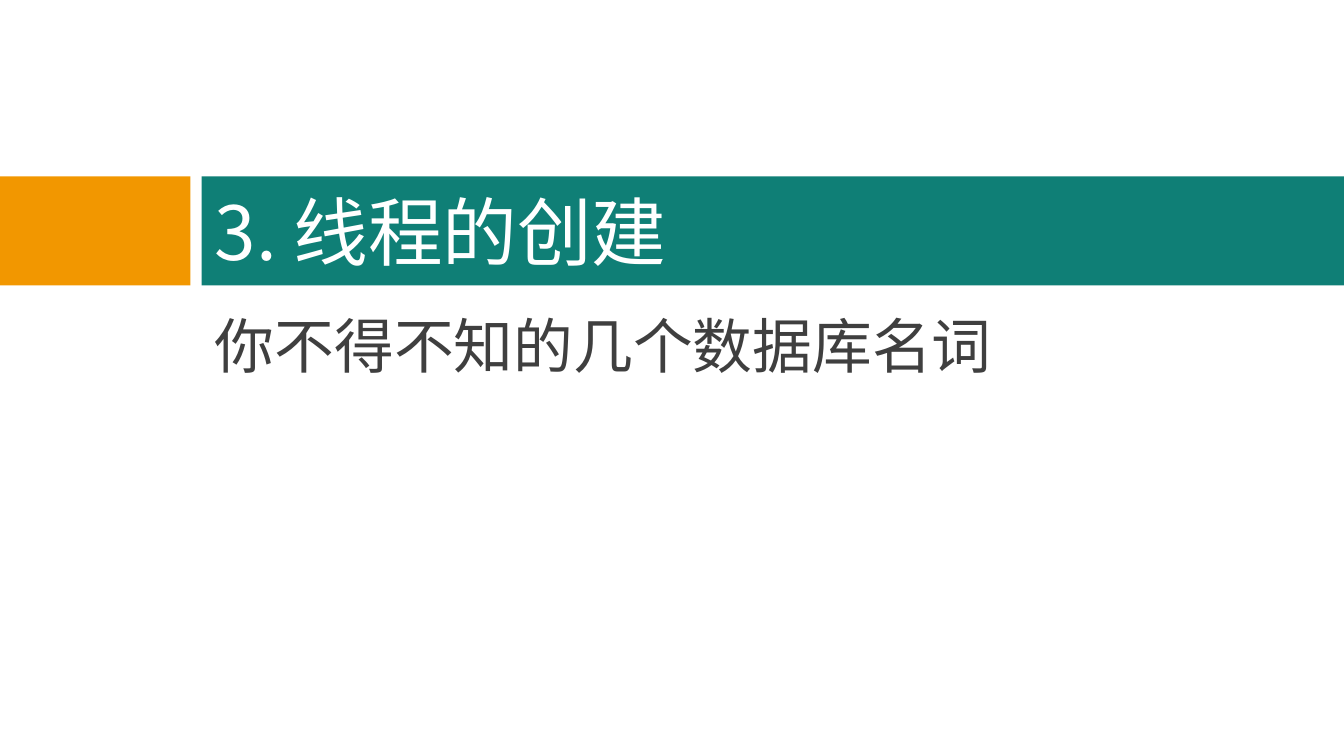
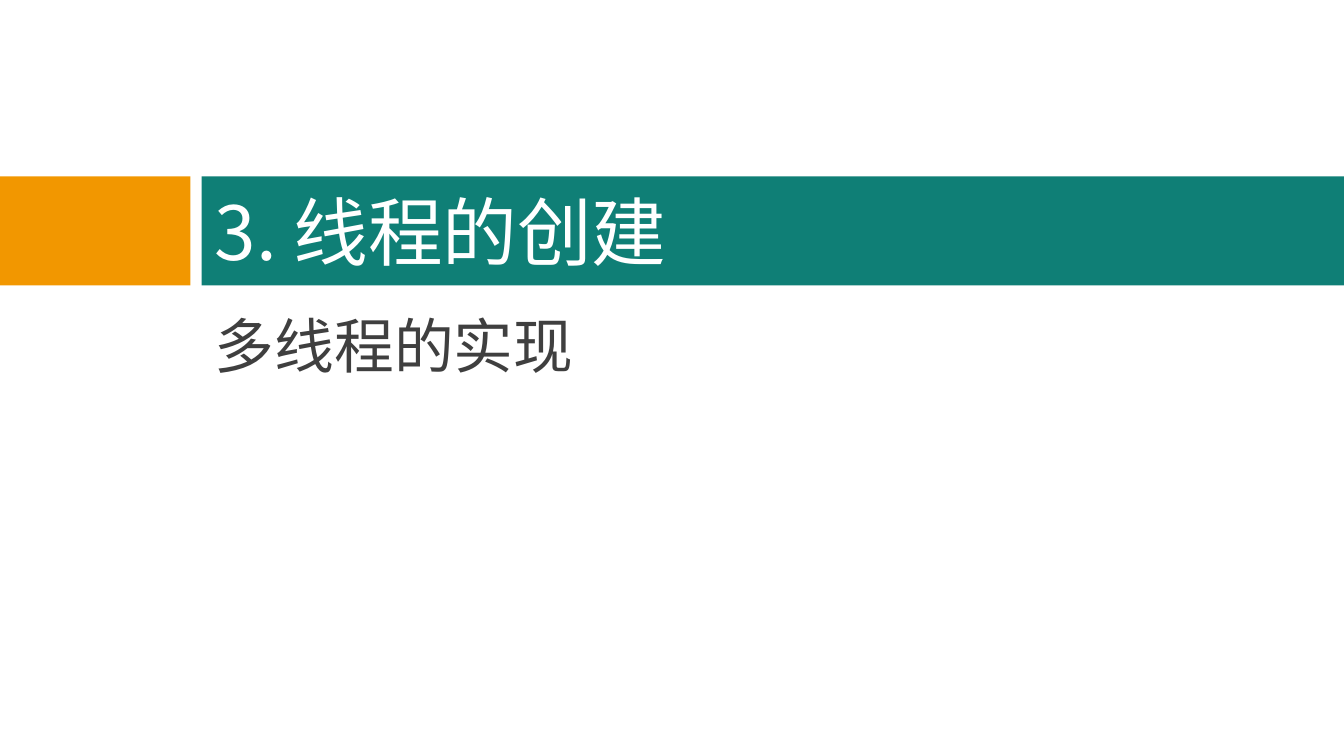
Before and after one commit to hbsiteam/Teaching2013, a slide deck: slide 16 of Java/Java课程/Java_PPT_1.0.0/Java多线程-chapter-1-v1.0.0.ppt. Drawn at 1344x756 pixels with LibreOffice and Linux fonts; fonts in the diff are those of the drawing. Boxes give left, top, right and bottom in pixels: in the first picture for what was removed or moved away, otherwise in the second. Text is boxed around its words. In the diff, an @@ line names an element or a change of style, - is before the commit and + after.

```diff
--- a/Java/Java课程/Java_PPT_1.0.0/Java多线程-chapter-1-v1.0.0.ppt
+++ b/Java/Java课程/Java_PPT_1.0.0/Java多线程-chapter-1-v1.0.0.ppt
@@ text at bbox=[215, 317, 573, 373]: text changed @@
-你不得不知的几个数据库名词
+多线程的实现
```
Also in this commit, not shown: 4 other files.
